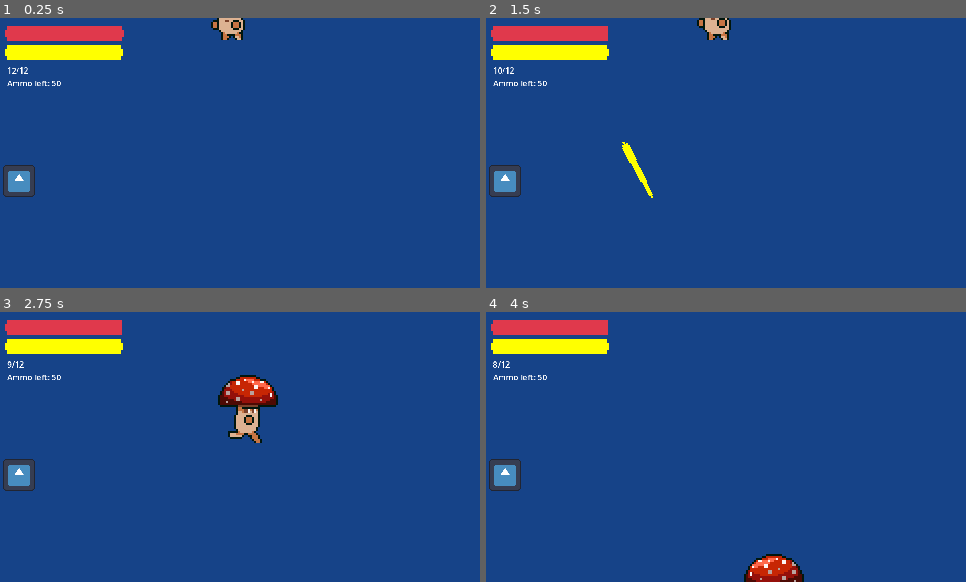
Above: before the commit, frames 1-4 (two rows, left to right).
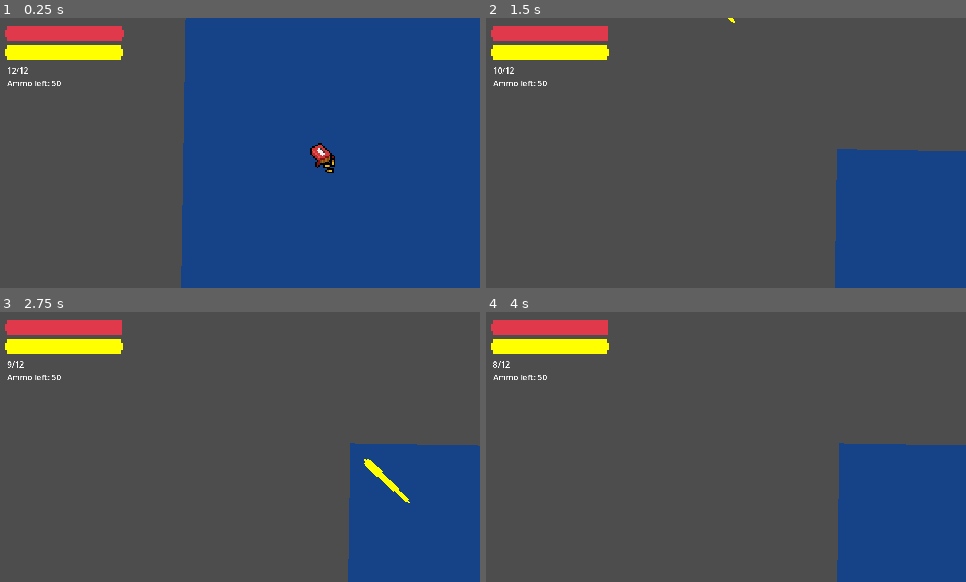
Above: after the commit, the same moments.

Repository: MettallicOnyx/Boss-Rush-Jam-Project
Game: Godot game, scene res://scenes/boss_rush_jam.tscn
Two runs of this game, one before a commit and one after it. Both use one fixed random seed, a clock stepped at 60 frames per second and the inputs below. The engine's default icon, where the game draws it, is replaced by a stand-in: a white triangle on a blue panel in a dark square.
Inputs (mouse positions are in pixels of both pictures, inside the frame that each line leads up to):
- Up to frame 1 (0.25 s): no input
- Up to frame 2 (1.5 s): tap Enter (ui_accept) at 0.5, 0.77 s; move the mouse to (831, 139) at 0.52 s; hold D (right) 0.53-1.25 s; tap E (ability) at 0.6 s; click (831, 139) at 0.67 s; drag from (630, 166) to (505, 180) at 1.27 s
- Up to frame 3 (2.75 s): move the mouse to (288, 387) at 2.02 s; hold D (right) from 2.03 s (still down); click (288, 387) at 2.1 s
- Up to frame 4 (4 s): release D (right) at 2.75 s; drag from (702, 501) to (505, 474) at 2.77 s; move the mouse to (870, 487) at 3.52 s; hold A (left) from 3.53 s (still down); hold Q from 3.53 s (still down); tap Enter (ui_accept) at 3.77 s

The runs differ from the first frame. In frame 1, 36% of the frame differs, in the area x 0-70%, y 0-100%; in frame 2, 83%; in frame 3, 83%; in frame 4, 83%, in the area x 0-100%, y 0-100%.

Commit message:
added moveable camera

Diff:
--- a/scenes/levels/level_1.tscn
+++ b/scenes/levels/level_1.tscn
@@ -71,6 +71,7 @@
 
 [node name="Camera2D" parent="." index="0"]
 position = Vector2(0, -154)
+enabled = false
 
 [node name="BaseTileMapLayer" type="TileMapLayer" parent="." index="1"]
 tile_map_data = PackedByteArray("AAD9//3/AAABAAMAAAD9//7/AAABAAMAAAD+//7/AAACAAAAAAD///7/AAABAAMAAAD/////AAABAAMAAAD//w …(15280 unchanged characters)…
@@ -332,3 +333,5 @@
 visible = false
 position = Vector2(-9, -88)
 texture = ExtResource("7_8v1bt")
+
+[editable path="Player"]
--- a/scenes/player/player.tscn
+++ b/scenes/player/player.tscn
@@ -8,6 +8,7 @@
 [ext_resource type="PackedScene" uid="uid://pd2x0370tjpy" path="res://scenes/weapons/melee.tscn" id="6_824oh"]
 [ext_resource type="PackedScene" uid="uid://cpo88w23h0qc5" path="res://scenes/player/spin_detector.tscn" id="7_1ljt3"]
 [ext_resource type="Texture2D" uid="uid://csmgj1rf1x38f" path="res://assets/Player/player_powerup_placeholder.png" id="8_rp1a1"]
+[ext_resource type="Script" path="res://scripts/player/camera_2d.gd" id="9_y4cj0"]
 
 [sub_resource type="AtlasTexture" id="AtlasTexture_yu5wh"]
 atlas = ExtResource("8_rp1a1")
@@ -526,5 +527,11 @@
 [node name="Melee" parent="." instance=ExtResource("6_824oh")]
 visible = false
 
+[node name="Camera2D" type="Camera2D" parent="." node_paths=PackedStringArray("player")]
+limit_smoothed = true
+position_smoothing_enabled = true
+script = ExtResource("9_y4cj0")
+player = NodePath("..")
+
 [connection signal="power_up_weapon" from="SpinDetector" to="Gun" method="_on_spin_detector_power_up_weapon"]
 [connection signal="shot_fired" from="Gun" to="SpinDetector" method="remove_charge"]
--- /dev/null
+++ b/scripts/player/camera_2d.gd
@@ -0,0 +1,7 @@
+extends Camera2D
+
+@export var player: Node2D  # Drag the player node here
+
+func _process(delta):
+	global_position.x = 0
+	global_position.y = clamp(player.global_position.y, -104, 5.4)
Not shown: 1 places in scenes/player/player.tscn that only renumber resources
